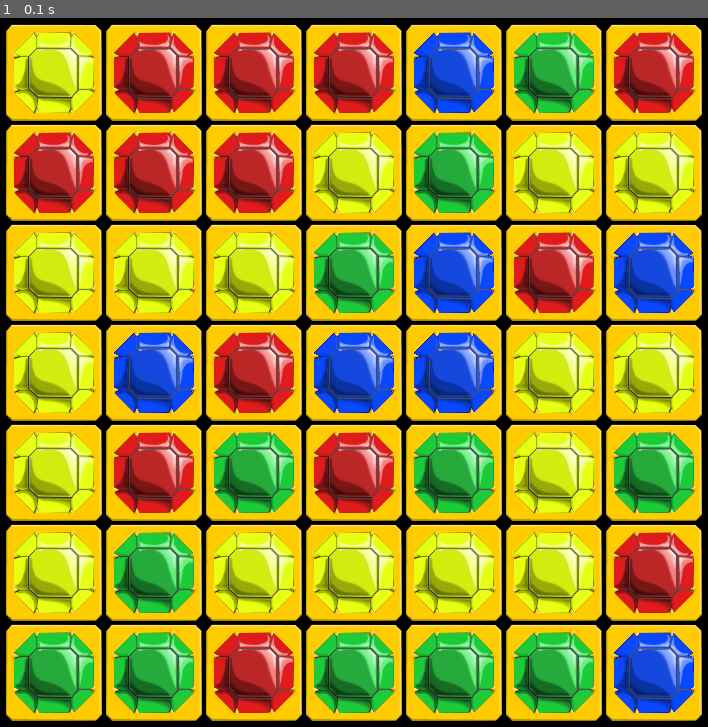
Above: before the commit, frame 1.
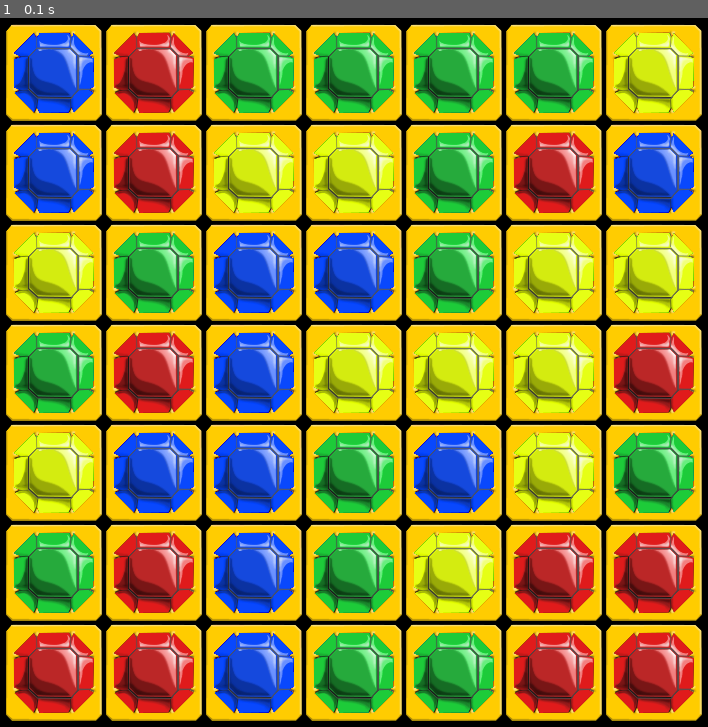
Above: after the commit, the same moment.

Repository: gogeekness/Pygames_Tiles
Game: pygame game, started from Py_tiles/Title_Main.py
Same seed, same stepped clock (60 frames per second), same inputs: the game is played once before the commit and once after it.
Inputs:
- Up to frame 1 (0.1 s): no input

The runs differ from the first frame. In frame 1, 38% of the frame differs, in the area x 1-99%, y 2-99%.

Commit message:
Integrating the gameboard to the game.

Diff:
--- a/Py_tiles/Board_Class.py
+++ b/Py_tiles/Board_Class.py
@@ -13,15 +13,25 @@
     # create a 2d array with the inital information for the gameboard
     # Sets status for the board as "init"
     def __init__(self):
-        self.array = [[{"color": config.tilecolor[random.randint(1, 5)], "status": "init"} \
-                       for x in range(config.gamesize[0])] for y in range(config.gamesize[1])]
-        for i in range (0, config.gamesize[1]):
-            for j in range (0, config.gamessize[0]):
-                gameboard.find_3(array[i,j], (i, j))
+        self.array = [[{"color": config.tilecolor[0], "status": "init"} \
+                       for x in range(config.fullboardsize[0])] for y in range(config.fullboardsize[1])]
+        for i in range(config.boardbuffer, config.boardsize[1] + config.boardbuffer):
+            for j in range(config.boardbuffer, config.boardsize[0] + config.boardbuffer):
+                self.find_start(self.array[i][j], i, j)
+
+    def __getitem__(self, tup):
+        x, y = tup
+        return self.array[x][y]
+
+    def __setitem__(self, tup, value):
+        x, y = tup
+        self.array[x][y] = value
 
 
-    # to set the gameboard so there are no 3/4/5 tile groups on the gameboard at the start
-    def find_3(self, pos):
-        print(self.pos[0],pos[1])
+    # to set the gameboard so there are no winning tile groups on the gameboard at the start
+    def find_start(self, status, x, y):
+        self.array[x][y]['color'] = config.tilecolor[random.randint(1, 4)]
+        print("Cords:", x, y, "Color", self.array[x][y]['color'])
+
         # config.gamesize[0]
         # config.gamesize[1]
--- a/Py_tiles/Tile_Config.py
+++ b/Py_tiles/Tile_Config.py
@@ -1,7 +1,7 @@
 # Tile Config, Globals
 
 # set size of the field
-size = width, height = 800, 800
+displaysize = width, height = 800, 800
 black = (  0,   0,   0)
 white = (255, 255, 255)
 dgrey = ( 50,  50,  50)
@@ -12,4 +12,6 @@
 blue  = (  0,    0,255)
 tilecolor = ['blank', 'red', 'green', 'blue', 'yellow', 'cyan', 'purple', 'brown', 'grey']
 speed = 0
-gamesize = (7, 7)
+boardbuffer = 3
+boardsize = (7, 7)
+fullboardsize = (boardsize[0] + boardbuffer * 2, boardsize[1] + boardbuffer * 2)
--- a/Py_tiles/Title_Main.py
+++ b/Py_tiles/Title_Main.py
@@ -25,7 +25,7 @@
     tileset = []
 
     # make a background
-    backscreen = pygame.display.set_mode(config.size)
+    backscreen = pygame.display.set_mode(config.displaysize)
     backscreen.fill(config.black)
     backscreen.blit(backscreen, (0, 0))
 
@@ -34,12 +34,13 @@
     all = pygame.sprite.RenderUpdates()
     Tile.containers = tiles, all
 
-    tileboard = Gameboard
+    tileboard = Gameboard()
 
-
-    for i in range(0, 7):
-        for j in range(0, 7):
-            tileset.append(Tile((50 + (j * 100), 50 + (i * 100)), config.tilecolor[random.randint(1, 4)]))
+    buffervar = config.boardbuffer
+    for j in range(buffervar, config.boardsize[1] + buffervar):
+        for i in range(buffervar, config.boardsize[0] + buffervar):
+            print("Cords:", i, j, " color: -> ", tileboard[(i, j)]['color'])
+            tileset.append(Tile((50 + ((j - buffervar) * 100), 50 + ((i - buffervar) * 100)), tileboard[(i, j)]['color']))
 
     # keep track of time
     clock = pygame.time.Clock()
